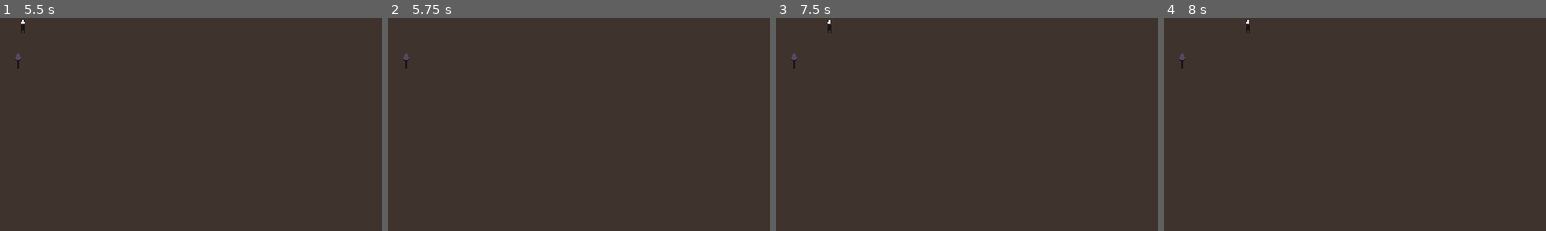
Above: before the commit, frames 1-4 (left to right).
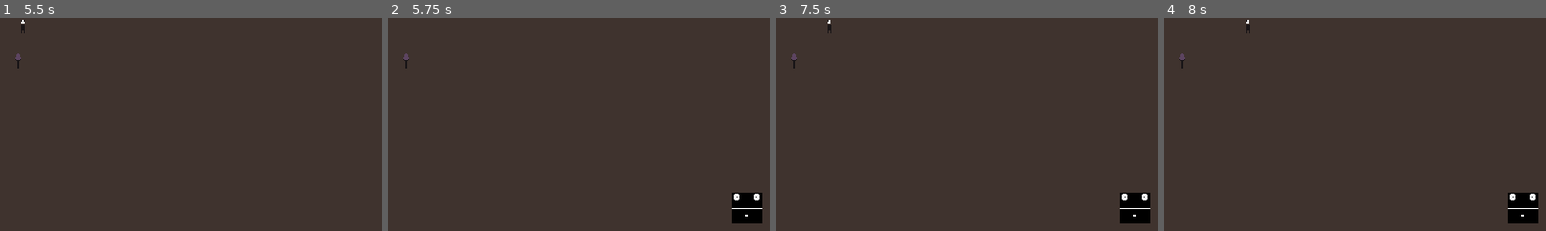
Above: after the commit, the same moments.

Repository: Academia-Team/Academia-Fall-of-the-Citadel
Game: Godot game, scene res://scene/intro.tscn
The game is run twice, just before and just after one commit, with the same random seed, the same clock (stepped at 60 frames per second) and the same inputs.
Inputs (mouse positions are % of the whole screen's width and height, from its top left):
- Up to frame 1 (5.5 s): tap Enter at 0.5, 2, 3.5 s; move the mouse to (72, 45) at 0.52 s; hold Right (move_right) 0.53-1.28 s; tap Space (action) at 0.6, 1.25, 2.1, 2.75, 3.6, 4.25, 5.1 s; click (72, 45) at 0.67 s; move the mouse to (30, 55) at 1.27 s; hold Down (move_down) 1.28-2.03 s; tap Ctrl (stay) at 1.35, 2.85, 4.35 s; move the mouse to (60, 27) at 2.02 s; hold Right (move_right) 2.03-2.78 s; move the mouse to (45, 70) at 2.77 s; hold Up (move_up) 2.78-3.53 s; click (45, 70) at 2.92 s; move the mouse to (80, 65) at 3.52 s; hold Left (move_left) 3.53-5.03 s; move the mouse to (20, 34) at 4.27 s; move the mouse to (55, 50) at 5.02 s; hold Down (move_down) from 5.03 s (still down); click (55, 50) at 5.17 s
- Up to frame 2 (5.75 s): keep holding Down (move_down)
- Up to frame 3 (7.5 s): move the mouse to (35, 24) at 5.77 s; release Down (move_down) at 5.78 s; hold Right (move_right) 5.78-6.53 s; tap Ctrl (stay) at 5.85, 7.35 s; move the mouse to (72, 45) at 6.52 s; hold Up (move_up) 6.53-7.28 s; tap Space (action) at 6.6 s; move the mouse to (30, 55) at 7.27 s; hold Right (move_right) from 7.28 s (still down); click (30, 55) at 7.42 s
- Up to frame 4 (8 s): keep holding Right (move_right)
The pictures show only the part of the screen within x 3-53%, y 16-66%; the shares and areas given below are measured in that part.

Frame 1 is identical in both runs. In frame 2, 1.1% of the frame differs, in the area x 90-98%, y 82-97%; in frame 3, 1.1%; in frame 4, 1.1%.

Commit message:
Spawn zombies in game

Diff:
--- a/scene/gamegrid.gd
+++ b/scene/gamegrid.gd
@@ -61,9 +61,9 @@
 		call_deferred("free")
 
 func _on_zombie_spawn_timer_timeout():
-	if ref_counter["zombie"] < MAX_ZOMBIES:
+	if ref_counter["zombie"] <= MAX_ZOMBIES:
 		if randf() <= ZOMBIE_SPAWN_PROB:
-			print(get_spawn_pos())
+			spawn_enemy(zombie_scene, get_spawn_pos())
 
 
 func get_spawn_pos():
@@ -81,23 +81,13 @@
 
 	return spawn_pos
 
-func spawn(scene):
-	var available_cells = get_used_cells()
-	var num_cells = available_cells.size()
-	var placed_obj = false
-
-	while not placed_obj:
-		var rand_cell_idx = randi() % num_cells
-		var target_pos = available_cells[rand_cell_idx]
-
-		if valid_spawn_pos(target_pos):
-			var instance = scene.instance()
-			instance.connect("enemy_destroyed", self, "_on_enemy_destroyed")
-			add_child(instance)
-			instance.position = target_pos
-			ref_counter[instance.get_meta("type")] += 1
-			placed_obj = true
-
 func valid_spawn_pos(pos):
 	return abs(pos.x - player_ref.position.x) >= VALID_DIST_FROM_PLAYER and \
 		abs(pos.y - player_ref.position.y) >= VALID_DIST_FROM_PLAYER
+
+func spawn_enemy(scene, pos):
+	var instance = scene.instance()
+	instance.connect("enemy_destroyed", self, "_on_enemy_destroyed")
+	add_child(instance)
+	instance.position = pos
+	ref_counter[instance.get_meta("type")] += 1
